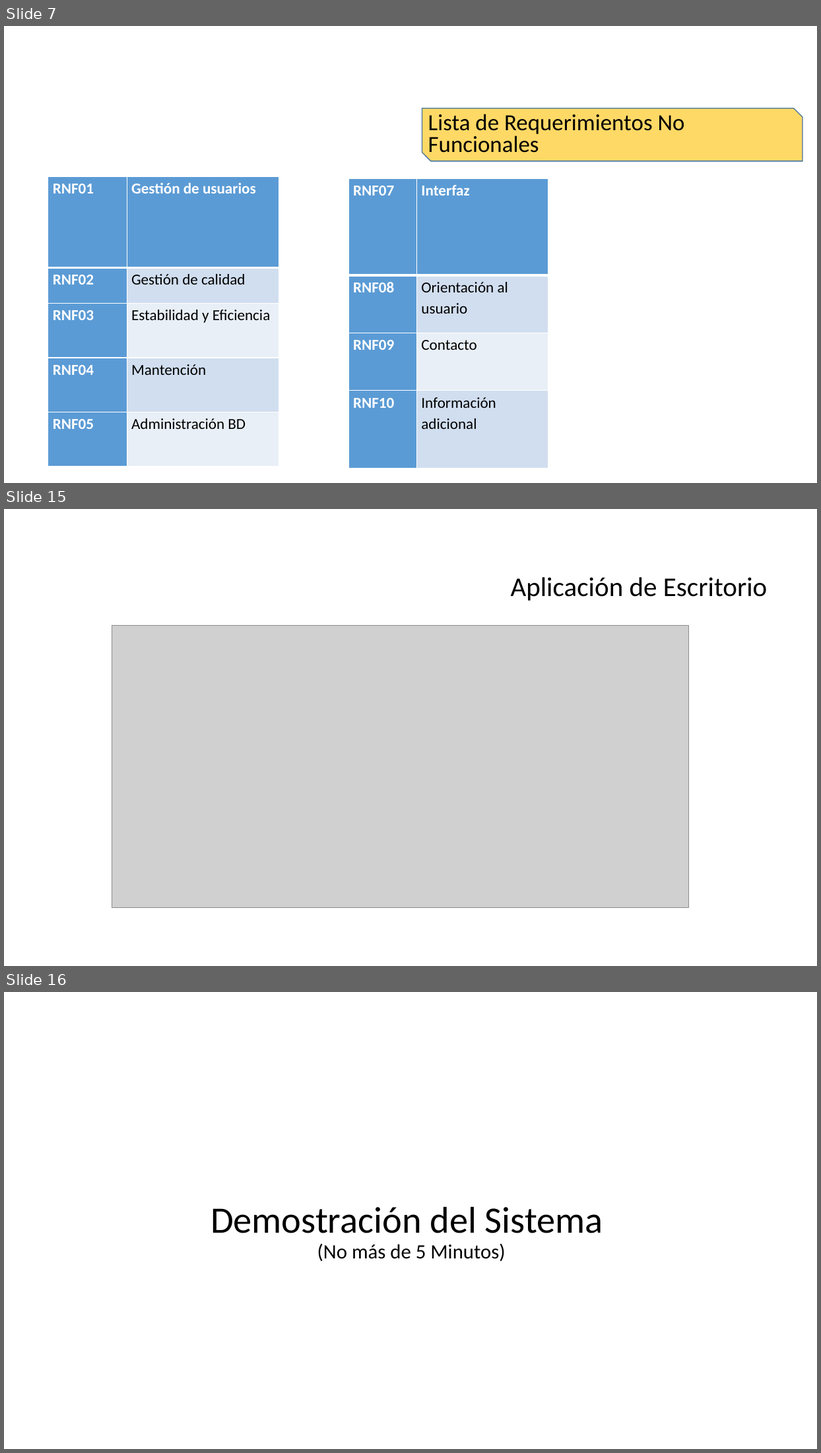
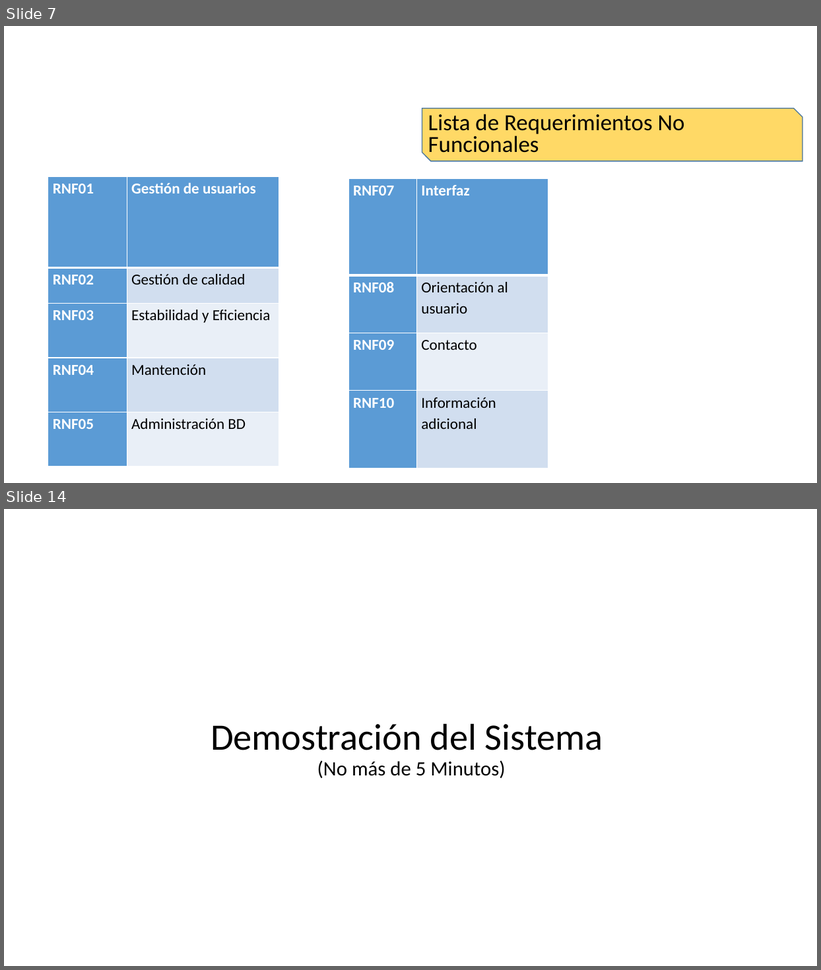
Before and after one commit to hugoaraya/Portafolio_2.0, a slide deck: Evidencias Documentales/Presentacion/Presentación-Portafolio-Proyecto_Hostal_2018 .pptx. Shown one above the other, each under a label of ours: slides 7, 15 and 16 before the commit, slides 7 and 14 after it; the slides between them are not shown. The pictures are 821x1453 and 821x970 pixels, drawn with LibreOffice and Linux fonts; fonts in the diff are those of the drawing; grey boxes stand for pictures; background and template pictures are left out. Boxes give left, top, right and bottom in pixels: in the first picture for what was removed or moved away, otherwise in the second. Text is boxed around its words. In the diff, an @@ line names an element or a change of style, - is before the commit and + after.

```diff
--- a/Evidencias Documentales/Presentacion/Presentación-Portafolio-Proyecto_Hostal_2018 .pptx
+++ b/Evidencias Documentales/Presentacion/Presentación-Portafolio-Proyecto_Hostal_2018 .pptx
@@ slide 15 removed at (4, 509, 817, 966), background picture (left out) @@
@@ title removed at (511, 577, 768, 601) @@
-Aplicación de Escritorio
@@ picture removed at (112, 626, 689, 908) @@
@@ what was slide 16 is now slide 14 @@
```
Also in this commit, not shown: 4 slides changed, 3 slides added, 2 other slides removed, 2 other files.
